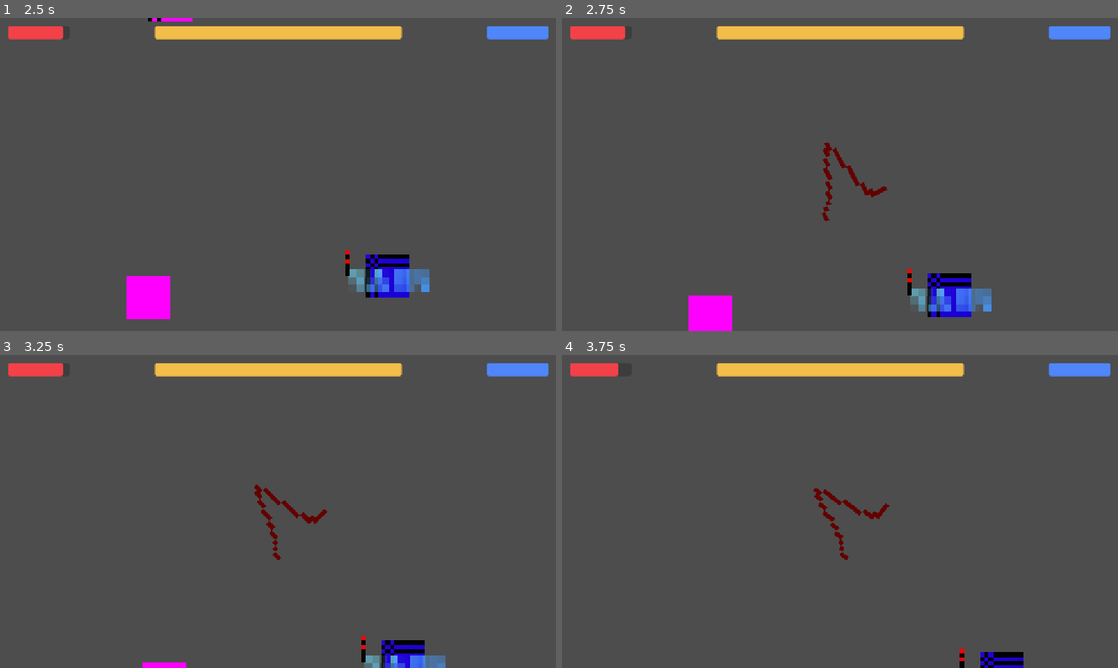
Above: before the commit, frames 1-4 (two rows, left to right).
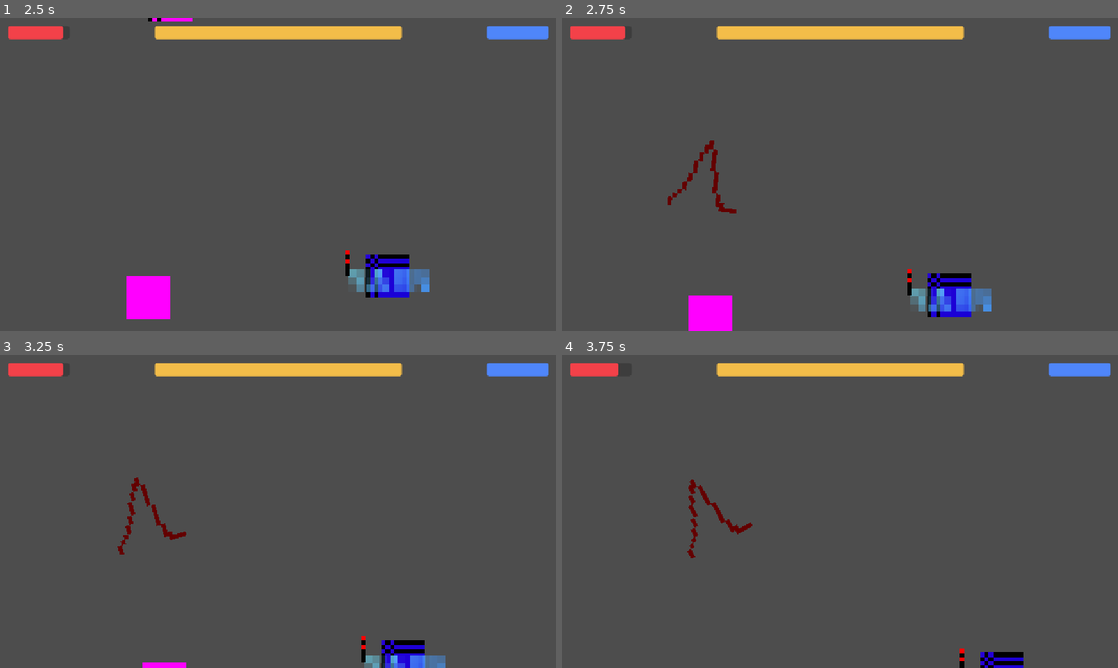
Above: after the commit, the same moments.

Repository: anqilique/GDGJam2-2025
Game: Godot game, scene res://Scenes/start_menu.tscn
Two runs of this game, one before a commit and one after it. Both use one fixed random seed, a clock stepped at 60 frames per second and the inputs below.
Inputs (mouse positions are in pixels of both pictures, inside the frame that each line leads up to):
- Up to frame 1 (2.5 s): click "PLAY" at 0.5 s; move the mouse to (250, 237) at 1.27 s; hold W (fire_cat_move_up) from 1.28 s (still down); click (250, 237) at 1.35 s; move the mouse to (444, 221) at 2.02 s; tap Space (yarn_cat_pass_torch) at 2.1 s
- Up to frame 2 (2.75 s): keep holding W (fire_cat_move_up)
- Up to frame 3 (3.25 s): move the mouse to (111, 464) at 2.77 s; release W (fire_cat_move_up) at 2.78 s; hold A (fire_cat_move_left) from 2.78 s (still down); click (111, 464) at 2.85 s
- Up to frame 4 (3.75 s): keep holding A (fire_cat_move_left); move the mouse to (867, 511) at 3.52 s; tap Space (yarn_cat_pass_torch) at 3.6 s

Frame 1 is identical in both runs. In frame 2, 0.8% of the frame differs, in the area x 19-59%, y 39-65%; in frame 3, 0.8%; in frame 4, 0.8%.

Commit message:
Move Direction Arrows
Tweaked so they don't overlap. easier to distinguish from each other. Can revert if you want?

Diff:
--- a/Scenes/camera_2d.tscn
+++ b/Scenes/camera_2d.tscn
@@ -10,6 +10,7 @@
 script = ExtResource("1_7gs4n")
 
 [node name="YarnDirectionArrow" type="Sprite2D" parent="." node_paths=PackedStringArray("arrow", "arrow_sprite")]
+position = Vector2(34, 0)
 texture = ExtResource("2_hrk3d")
 script = ExtResource("3_jew8w")
 arrow = NodePath(".")
@@ -17,6 +18,7 @@
 
 [node name="FireDirectionArrow" type="Sprite2D" parent="." node_paths=PackedStringArray("arrow", "arrow_sprite")]
 modulate = Color(1, 0, 0, 1)
+position = Vector2(-31, 0)
 texture = ExtResource("2_hrk3d")
 script = ExtResource("4_n4vac")
 arrow = NodePath(".")
--- a/Scenes/main.tscn
+++ b/Scenes/main.tscn
@@ -30,6 +30,7 @@
 position = Vector2(22, 4)
 
 [node name="UI" parent="." instance=ExtResource("7_6bp64")]
+visible = false
 
 [node name="Map" parent="." instance=ExtResource("8_344ge")]
 
--- a/Scripts/main.gd
+++ b/Scripts/main.gd
@@ -7,6 +7,8 @@
 func _ready() -> void:
 	Globals.reset_variables()
 	fire_cat = get_tree().get_first_node_in_group("FireCat")
+
+	$UI.show()
 
 
 func _process(delta: float) -> void:
